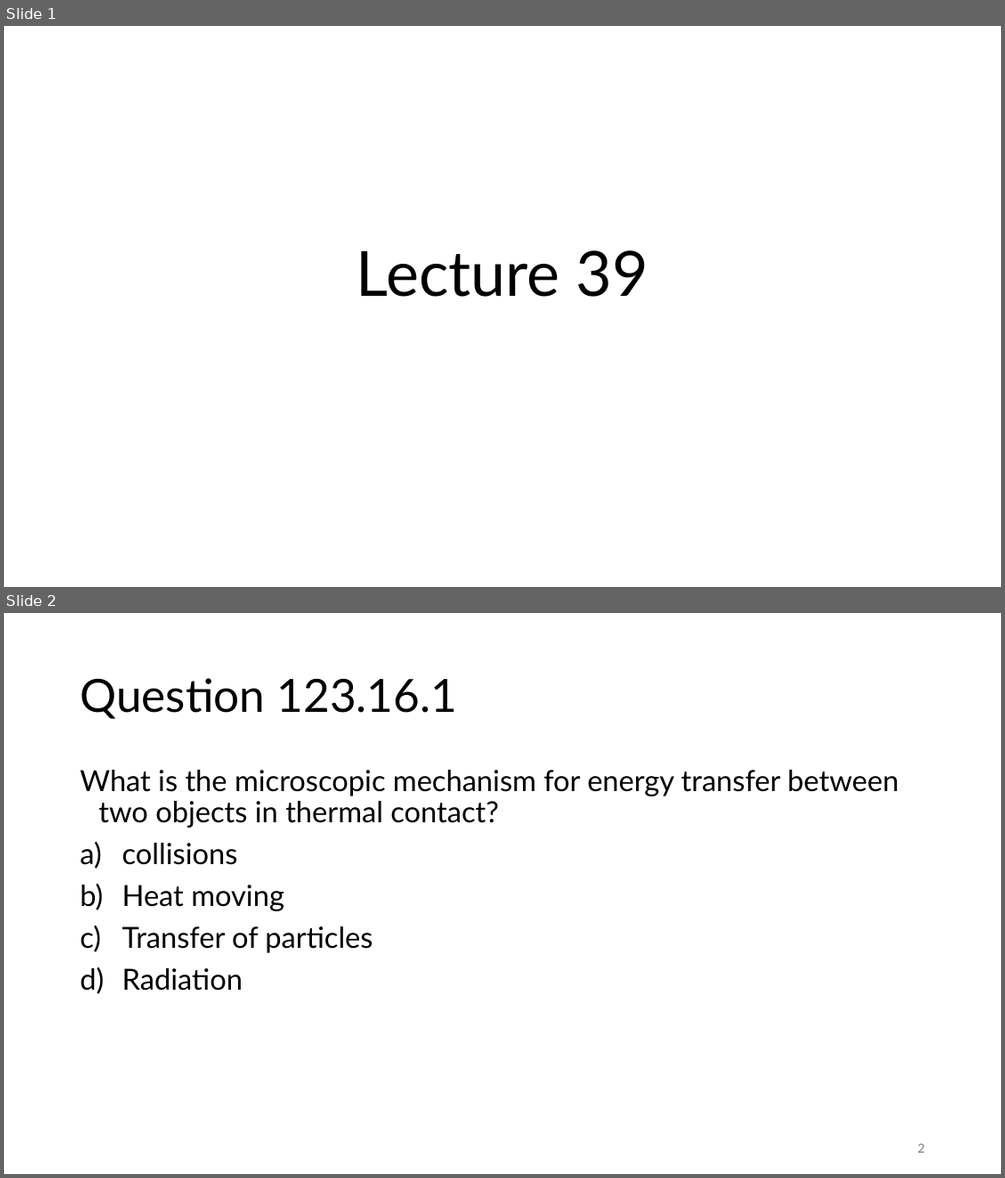
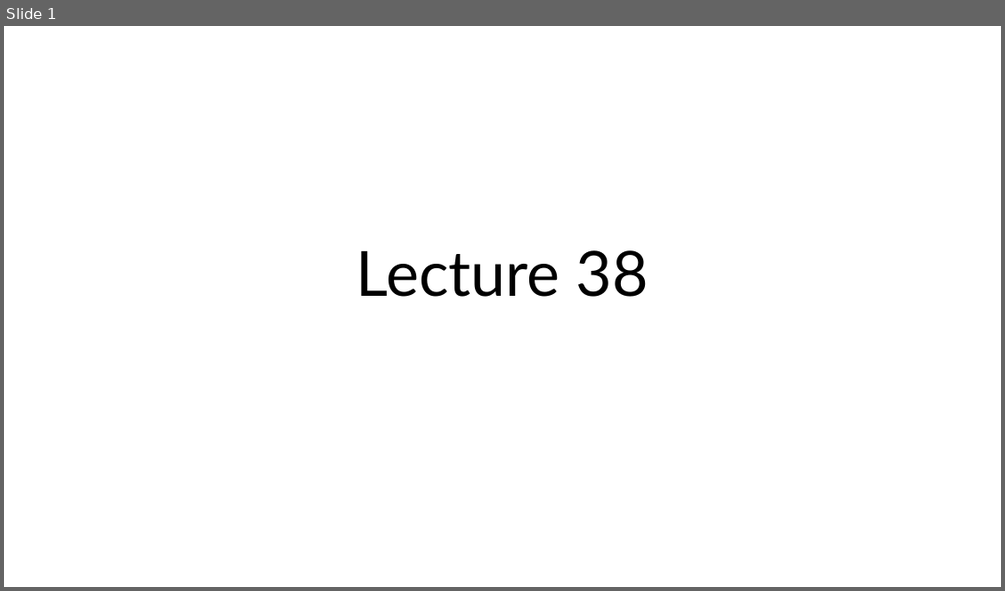
Before and after one commit to rtlines/Introductory-Physics-II, a slide deck: Lecture_Slides/PH 123 Lecture 39.pptx. Shown one above the other, each under a label of ours: slides 1 and 2 before the commit, slide 1 after it. The pictures are 1005x1178 and 1005x591 pixels, drawn with LibreOffice and Linux fonts; fonts in the diff are those of the drawing. Boxes give left, top, right and bottom in pixels: in the first picture for what was removed or moved away, otherwise in the second. Text is boxed around its words. In the diff, an @@ line names an element or a change of style, - is before the commit and + after.

```diff
--- a/Lecture_Slides/PH 123 Lecture 39.pptx
+++ b/Lecture_Slides/PH 123 Lecture 39.pptx
@@ slide 2 removed at (4,613,1001,1174), background #FFFFFF @@
@@ title removed at (80,678,458,719) @@
-Question 123.16.1
@@ text removed at (80,770,898,990) @@
-What is the microscopic mechanism for energy transfer between two objects in thermal contact?
-a) collisions
-b) Heat moving
-c) Transfer of particles
-d) Radiation
@@ page number removed at (917,1143,924,1152) @@
-2
@@ slide 1 changed as well @@
@@ title at (356,250,648,297): text changed @@
-Lecture 39
+Lecture 38
```
Also in this commit, not shown: 33 slides added, 31 other slides removed, 35 other files.
